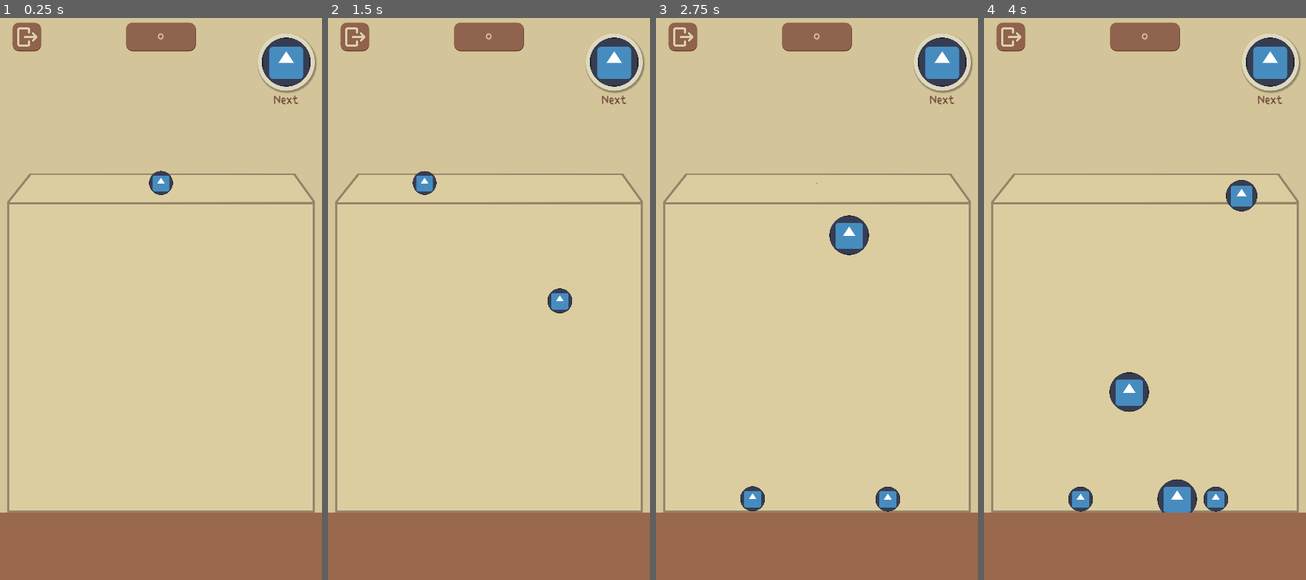
Above: before the commit, frames 1-4 (left to right).
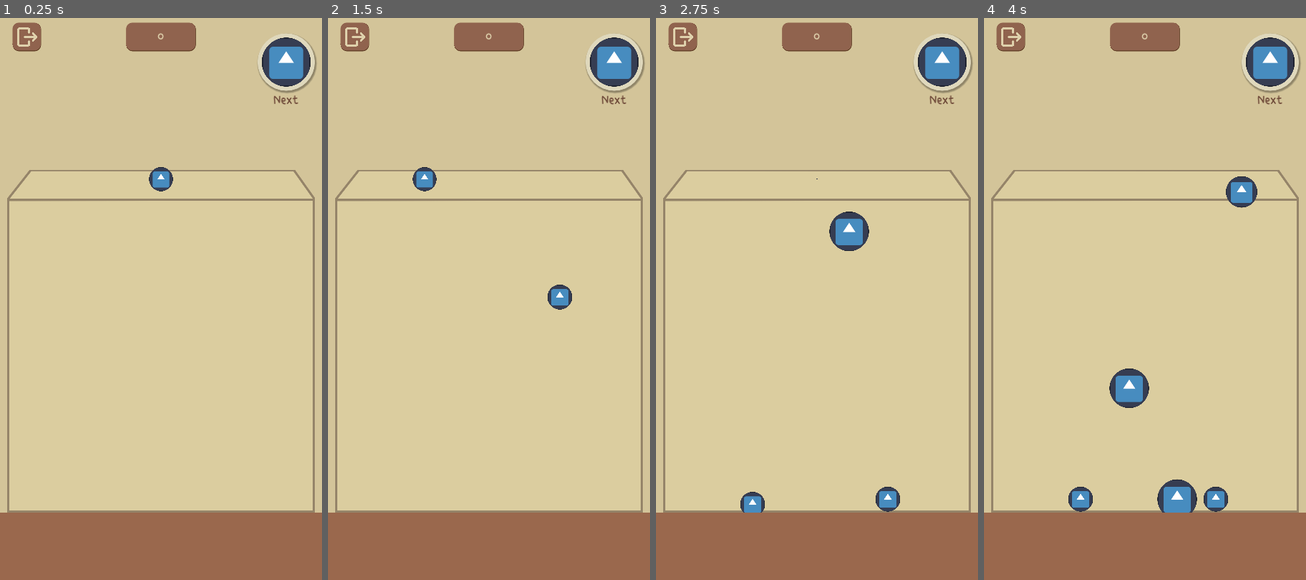
Above: after the commit, the same moments.

Repository: jaajCorp/siuuuka-game
Game: Godot game, scene res://scenes/Game/GameUI.tscn
Same seed, same stepped clock (60 frames per second), same inputs: the game is played once before the commit and once after it. This scene is started directly instead of the project's main scene. The engine's default icon, where the game draws it, is replaced by a stand-in: a white triangle on a blue panel in a dark square.
Inputs (mouse positions are in pixels of both pictures, inside the frame that each line leads up to):
- Up to frame 1 (0.25 s): no input
- Up to frame 2 (1.5 s): tap Enter at 0.5 s; move the mouse to (559, 265) at 0.52 s; click (559, 265) at 0.67 s; move the mouse to (424, 321) at 1.27 s; click (424, 321) at 1.42 s
- Up to frame 3 (2.75 s): move the mouse to (849, 169) at 2.02 s; click (849, 169) at 2.17 s
- Up to frame 4 (4 s): move the mouse to (1128, 405) at 2.77 s; click (1128, 405) at 2.92 s; move the mouse to (1241, 377) at 3.52 s; click (1241, 377) at 3.67 s

The runs differ from the first frame. In frame 1, 1.5% of the frame differs, in the area x 2-98%, y 26-34%; in frame 2, 1.7%; in frame 3, 1.9%, in the area x 2-98%, y 27-89%; in frame 4, 1.9%.
Error in both runs: Invalid access to property or key 'background' on a base object of type 'Nil'. (res://scripts/logic/game_ui.gd:17)

Commit message:
chore: Rename and save ui and game theme resources

Diff:
--- /dev/null
+++ b/res/game_theme.tres
@@ -0,0 +1,67 @@
+[gd_resource type="Theme" load_steps=7 format=3 uid="uid://cjenmxr6qql66"]
+
+[ext_resource type="FontFile" uid="uid://dapkttovfb4ap" path="res://assets/font/SingleDay-Regular.ttf" id="1_rfbuw"]
+
+[sub_resource type="StyleBoxEmpty" id="StyleBoxEmpty_e0evu"]
+
+[sub_resource type="StyleBoxFlat" id="StyleBoxFlat_dehq3"]
+content_margin_left = 4.0
+content_margin_top = 4.0
+content_margin_right = 4.0
+content_margin_bottom = 4.0
+bg_color = Color(0.659786, 0.46589, 0.375693, 1)
+border_width_right = 1
+border_width_bottom = 2
+border_color = Color(0.384314, 0.25098, 0.152941, 1)
+corner_radius_top_left = 14
+corner_radius_top_right = 14
+corner_radius_bottom_right = 14
+corner_radius_bottom_left = 14
+
+[sub_resource type="StyleBoxFlat" id="StyleBoxFlat_vln4o"]
+content_margin_left = 4.0
+content_margin_top = 4.0
+content_margin_right = 4.0
+content_margin_bottom = 4.0
+bg_color = Color(0.564706, 0.388235, 0.305882, 1)
+border_width_right = 1
+border_width_bottom = 2
+border_color = Color(0.384314, 0.25098, 0.152941, 1)
+corner_radius_top_left = 14
+corner_radius_top_right = 14
+corner_radius_bottom_right = 14
+corner_radius_bottom_left = 14
+
+[sub_resource type="StyleBoxFlat" id="StyleBoxFlat_hvhdi"]
+content_margin_left = 4.0
+content_margin_top = 4.0
+content_margin_right = 4.0
+content_margin_bottom = 4.0
+bg_color = Color(0.564706, 0.388235, 0.305882, 1)
+border_width_left = 1
+border_width_top = 1
+border_color = Color(0.384314, 0.25098, 0.152941, 0)
+corner_radius_top_left = 14
+corner_radius_top_right = 14
+corner_radius_bottom_right = 14
+corner_radius_bottom_left = 14
+
+[sub_resource type="StyleBoxFlat" id="StyleBoxFlat_dheyu"]
+bg_color = Color(0.564706, 0.388235, 0.305882, 1)
+border_width_right = 1
+border_width_bottom = 2
+border_color = Color(0.384314, 0.25098, 0.152941, 1)
+corner_radius_top_left = 14
+corner_radius_top_right = 14
+corner_radius_bottom_right = 14
+corner_radius_bottom_left = 14
+
+[resource]
+Button/styles/focus = SubResource("StyleBoxEmpty_e0evu")
+Button/styles/hover = SubResource("StyleBoxFlat_dehq3")
+Button/styles/normal = SubResource("StyleBoxFlat_vln4o")
+Button/styles/pressed = SubResource("StyleBoxFlat_hvhdi")
+Label/colors/font_color = Color(0.873233, 0.819525, 0.675174, 1)
+Label/font_sizes/font_size = 32
+Label/fonts/font = ExtResource("1_rfbuw")
+Panel/styles/panel = SubResource("StyleBoxFlat_dheyu")
--- a/res/ui_theme.tres
+++ b/res/ui_theme.tres
@@ -1,50 +1,68 @@
-[gd_resource type="Theme" load_steps=7 format=3 uid="uid://cjenmxr6qql66"]
+[gd_resource type="Theme" load_steps=8 format=3 uid="uid://bgwxaicjsghpf"]
 
-[ext_resource type="FontFile" uid="uid://dapkttovfb4ap" path="res://assets/font/SingleDay-Regular.ttf" id="1_rfbuw"]
+[ext_resource type="FontFile" uid="uid://dapkttovfb4ap" path="res://assets/font/SingleDay-Regular.ttf" id="1_0ndtc"]
 
-[sub_resource type="StyleBoxEmpty" id="StyleBoxEmpty_e0evu"]
-
-[sub_resource type="StyleBoxFlat" id="StyleBoxFlat_dehq3"]
+[sub_resource type="StyleBoxFlat" id="StyleBoxFlat_d0jtt"]
 content_margin_left = 4.0
 content_margin_top = 4.0
 content_margin_right = 4.0
 content_margin_bottom = 4.0
-bg_color = Color(0.659786, 0.46589, 0.375693, 1)
-border_width_right = 1
-border_width_bottom = 2
-border_color = Color(0.384314, 0.25098, 0.152941, 1)
-corner_radius_top_left = 14
-corner_radius_top_right = 14
-corner_radius_bottom_right = 14
-corner_radius_bottom_left = 14
+bg_color = Color(0.966833, 0.791011, 7.70092e-07, 1)
+border_width_bottom = 6
+border_color = Color(0.733333, 0.501961, 0.0431373, 1)
+corner_radius_top_left = 42
+corner_radius_top_right = 42
+corner_radius_bottom_right = 42
+corner_radius_bottom_left = 42
+expand_margin_top = 8.0
+expand_margin_bottom = 8.0
+
+[sub_resource type="StyleBoxEmpty" id="StyleBoxEmpty_e0evu"]
+
+[sub_resource type="StyleBoxFlat" id="StyleBoxFlat_850bm"]
+content_margin_left = 4.0
+content_margin_top = 4.0
+content_margin_right = 4.0
+content_margin_bottom = 4.0
+bg_color = Color(0.941713, 0.770214, 7.70092e-07, 1)
+border_width_bottom = 6
+border_color = Color(0.733333, 0.501961, 0.0431373, 1)
+corner_radius_top_left = 42
+corner_radius_top_right = 42
+corner_radius_bottom_right = 42
+corner_radius_bottom_left = 42
+expand_margin_top = 8.0
+expand_margin_bottom = 8.0
 
 [sub_resource type="StyleBoxFlat" id="StyleBoxFlat_vln4o"]
 content_margin_left = 4.0
 content_margin_top = 4.0
 content_margin_right = 4.0
 content_margin_bottom = 4.0
-bg_color = Color(0.564706, 0.388235, 0.305882, 1)
-border_width_right = 1
-border_width_bottom = 2
-border_color = Color(0.384314, 0.25098, 0.152941, 1)
-corner_radius_top_left = 14
-corner_radius_top_right = 14
-corner_radius_bottom_right = 14
-corner_radius_bottom_left = 14
+bg_color = Color(0.966833, 0.791011, 7.70092e-07, 1)
+border_width_bottom = 6
+border_color = Color(0.733333, 0.501961, 0.0431373, 1)
+corner_radius_top_left = 42
+corner_radius_top_right = 42
+corner_radius_bottom_right = 42
+corner_radius_bottom_left = 42
+expand_margin_top = 8.0
+expand_margin_bottom = 8.0
 
-[sub_resource type="StyleBoxFlat" id="StyleBoxFlat_hvhdi"]
+[sub_resource type="StyleBoxFlat" id="StyleBoxFlat_cb5xl"]
 content_margin_left = 4.0
-content_margin_top = 4.0
+content_margin_top = 10.0
 content_margin_right = 4.0
 content_margin_bottom = 4.0
-bg_color = Color(0.564706, 0.388235, 0.305882, 1)
-border_width_left = 1
-border_width_top = 1
-border_color = Color(0.384314, 0.25098, 0.152941, 0)
-corner_radius_top_left = 14
-corner_radius_top_right = 14
-corner_radius_bottom_right = 14
-corner_radius_bottom_left = 14
+bg_color = Color(0.996078, 0.756863, 0.0235294, 1)
+border_width_top = 6
+border_color = Color(0, 0, 0, 0)
+corner_radius_top_left = 42
+corner_radius_top_right = 42
+corner_radius_bottom_right = 42
+corner_radius_bottom_left = 42
+expand_margin_top = 8.0
+expand_margin_bottom = 8.0
 
 [sub_resource type="StyleBoxFlat" id="StyleBoxFlat_dheyu"]
 bg_color = Color(0.564706, 0.388235, 0.305882, 1)
@@ -57,11 +75,16 @@
 corner_radius_bottom_left = 14
 
 [resource]
+Button/colors/font_color = Color(0.960784, 0.960784, 0.960784, 1)
+Button/colors/font_outline_color = Color(0.733333, 0.501961, 0.0431373, 1)
+Button/constants/outline_size = 16
+Button/font_sizes/font_size = 48
+Button/styles/disabled = SubResource("StyleBoxFlat_d0jtt")
 Button/styles/focus = SubResource("StyleBoxEmpty_e0evu")
-Button/styles/hover = SubResource("StyleBoxFlat_dehq3")
+Button/styles/hover = SubResource("StyleBoxFlat_850bm")
 Button/styles/normal = SubResource("StyleBoxFlat_vln4o")
-Button/styles/pressed = SubResource("StyleBoxFlat_hvhdi")
+Button/styles/pressed = SubResource("StyleBoxFlat_cb5xl")
 Label/colors/font_color = Color(0.873233, 0.819525, 0.675174, 1)
 Label/font_sizes/font_size = 32
-Label/fonts/font = ExtResource("1_rfbuw")
+Label/fonts/font = ExtResource("1_0ndtc")
 Panel/styles/panel = SubResource("StyleBoxFlat_dheyu")
--- a/scenes/Game/GameUI.tscn
+++ b/scenes/Game/GameUI.tscn
@@ -1,6 +1,6 @@
 [gd_scene load_steps=15 format=3 uid="uid://ds15eem7lyxir"]
 
-[ext_resource type="Theme" uid="uid://cjenmxr6qql66" path="res://res/ui_theme.tres" id="1_ioi18"]
+[ext_resource type="Theme" uid="uid://cjenmxr6qql66" path="res://res/game_theme.tres" id="1_ioi18"]
 [ext_resource type="Texture2D" uid="uid://dxxs4tafnr2b8" path="res://assets/img/ui/jar.png" id="1_jgld7"]
 [ext_resource type="Script" path="res://scripts/logic/game_ui.gd" id="2_k6hk3"]
 [ext_resource type="PackedScene" uid="uid://cmu6mss2cn51m" path="res://scenes/Game/GameCore.tscn" id="2_l10mu"]
@@ -205,7 +205,7 @@
 layout_mode = 2
 size_flags_vertical = 3
 size_flags_stretch_ratio = 6.0
-ratio = 0.9099
+ratio = 0.9
 alignment_vertical = 2
 
 [node name="JarTexture" type="TextureRect" parent="VBoxContainer/Center/AspectRatioContainer"]
--- a/scenes/ui/Home.tscn
+++ b/scenes/ui/Home.tscn
@@ -1,94 +1,8 @@
-[gd_scene load_steps=10 format=3 uid="uid://cj6irws0y2x5e"]
+[gd_scene load_steps=4 format=3 uid="uid://cj6irws0y2x5e"]
 
 [ext_resource type="FontFile" uid="uid://dapkttovfb4ap" path="res://assets/font/SingleDay-Regular.ttf" id="1_h2qd6"]
+[ext_resource type="Theme" uid="uid://bgwxaicjsghpf" path="res://res/ui_theme.tres" id="1_mlg5t"]
 [ext_resource type="Script" path="res://scripts/logic/home_menu.gd" id="2_gau8m"]
-
-[sub_resource type="StyleBoxFlat" id="StyleBoxFlat_d0jtt"]
-content_margin_left = 4.0
-content_margin_top = 4.0
-content_margin_right = 4.0
-content_margin_bottom = 4.0
-bg_color = Color(0.966833, 0.791011, 7.70092e-07, 1)
-border_width_bottom = 6
-border_color = Color(0.733333, 0.501961, 0.0431373, 1)
-corner_radius_top_left = 42
-corner_radius_top_right = 42
-corner_radius_bottom_right = 42
-corner_radius_bottom_left = 42
-expand_margin_top = 8.0
-expand_margin_bottom = 8.0
-
-[sub_resource type="StyleBoxEmpty" id="StyleBoxEmpty_e0evu"]
-
-[sub_resource type="StyleBoxFlat" id="StyleBoxFlat_850bm"]
-content_margin_left = 4.0
-content_margin_top = 4.0
-content_margin_right = 4.0
-content_margin_bottom = 4.0
-bg_color = Color(0.941713, 0.770214, 7.70092e-07, 1)
-border_width_bottom = 6
-border_color = Color(0.733333, 0.501961, 0.0431373, 1)
-corner_radius_top_left = 42
-corner_radius_top_right = 42
-corner_radius_bottom_right = 42
-corner_radius_bottom_left = 42
-expand_margin_top = 8.0
-expand_margin_bottom = 8.0
-
-[sub_resource type="StyleBoxFlat" id="StyleBoxFlat_vln4o"]
-content_margin_left = 4.0
-content_margin_top = 4.0
-content_margin_right = 4.0
-content_margin_bottom = 4.0
-bg_color = Color(0.966833, 0.791011, 7.70092e-07, 1)
-border_width_bottom = 6
-border_color = Color(0.733333, 0.501961, 0.0431373, 1)
-corner_radius_top_left = 42
-corner_radius_top_right = 42
-corner_radius_bottom_right = 42
-corner_radius_bottom_left = 42
-expand_margin_top = 8.0
-expand_margin_bottom = 8.0
-
-[sub_resource type="StyleBoxFlat" id="StyleBoxFlat_cb5xl"]
-content_margin_left = 4.0
-content_margin_top = 10.0
-content_margin_right = 4.0
-content_margin_bottom = 4.0
-bg_color = Color(0.996078, 0.756863, 0.0235294, 1)
-border_width_top = 6
-border_color = Color(0, 0, 0, 0)
-corner_radius_top_left = 42
-corner_radius_top_right = 42
-corner_radius_bottom_right = 42
-corner_radius_bottom_left = 42
-expand_margin_top = 8.0
-expand_margin_bottom = 8.0
-
-[sub_resource type="StyleBoxFlat" id="StyleBoxFlat_dheyu"]
-bg_color = Color(0.564706, 0.388235, 0.305882, 1)
-border_width_right = 1
-border_width_bottom = 2
-border_color = Color(0.384314, 0.25098, 0.152941, 1)
-corner_radius_top_left = 14
-corner_radius_top_right = 14
-corner_radius_bottom_right = 14
-corner_radius_bottom_left = 14
-
-[sub_resource type="Theme" id="Theme_b3e7c"]
-Button/colors/font_color = Color(0.960784, 0.960784, 0.960784, 1)
-Button/colors/font_outline_color = Color(0.733333, 0.501961, 0.0431373, 1)
-Button/constants/outline_size = 16
-Button/font_sizes/font_size = 48
-Button/styles/disabled = SubResource("StyleBoxFlat_d0jtt")
-Button/styles/focus = SubResource("StyleBoxEmpty_e0evu")
-Button/styles/hover = SubResource("StyleBoxFlat_850bm")
-Button/styles/normal = SubResource("StyleBoxFlat_vln4o")
-Button/styles/pressed = SubResource("StyleBoxFlat_cb5xl")
-Label/colors/font_color = Color(0.873233, 0.819525, 0.675174, 1)
-Label/font_sizes/font_size = 32
-Label/fonts/font = ExtResource("1_h2qd6")
-Panel/styles/panel = SubResource("StyleBoxFlat_dheyu")
 
 [node name="Home" type="Control" node_paths=PackedStringArray("status_label", "start_button", "store_button", "quit_button")]
 layout_mode = 3
@@ -97,7 +11,7 @@
 anchor_bottom = 1.0
 grow_horizontal = 2
 grow_vertical = 2
-theme = SubResource("Theme_b3e7c")
+theme = ExtResource("1_mlg5t")
 script = ExtResource("2_gau8m")
 status_label = NodePath("MarginContainer/VBoxContainer/VBoxContainer/Label")
 start_button = NodePath("MarginContainer/VBoxContainer/CenterContainer/VBoxContainer/StartButton")
